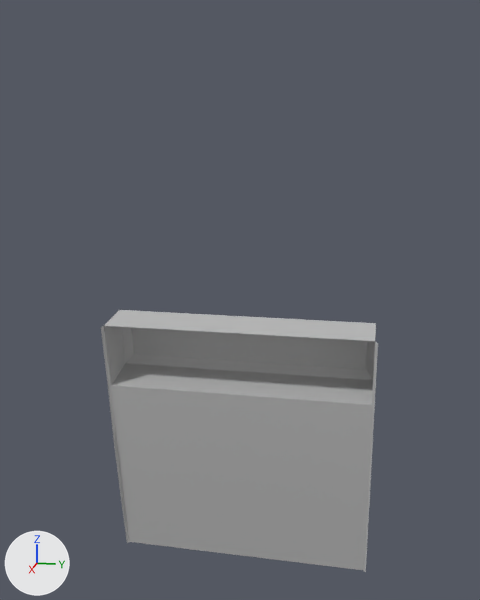
The FBX model RobotChild/Assets/Mesh/Wall/Wall_Straight.fbx: old version first, new version second.
Before and after are seen from a camera (50 mm lens) standing at (5.41, 0.93, 3.35) and looking at (0.48, -0.06, 2.12). Arrows for +X, +Y and +Z are at lower left; the lights stay in place. Where no turn or scale is listed for an object, it has been applied to the vertices.

In view in the first picture: 'Wall_Straight'.
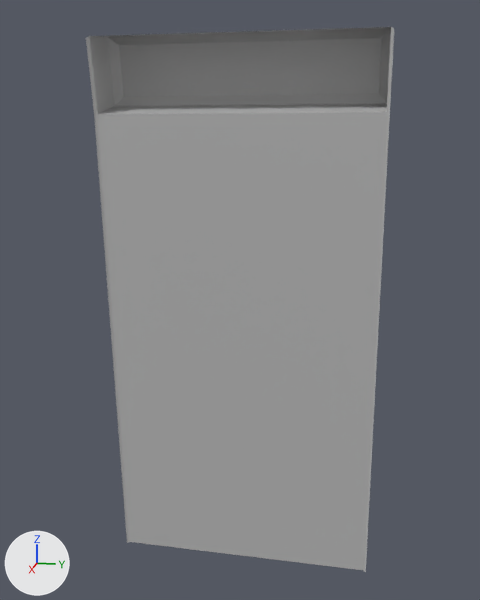
Pixel boxes (x1, y1, x2, y2) of what changed, in the pictures (480 x 600 px):
'Wall_Straight', reshaped (11% wider, 107% taller)
    before: (101, 310, 378, 573)
    after: (86, 27, 394, 573)

What changed in the scene script:
```text
Change me_mesh:
    used by ob_wall_straight; location = (0.0, 0.0, 0.0)
    remove me_mesh.from_pydata(...)  # 32 vertices, 48 faces; spans x 0.0..0.99, y -1.0..1.0, z -0.02..2.04
    add me_mesh.from_pydata(...)  # 24 vertices, 36 faces; spans x 0.0..0.99, y -1.0..1.0, z -0.02..4.04
    me_mesh part 1
    24 vertices are removed from x 0.54..0.99, y -1.0..1.0, z 0.5..2.04
    40 faces are deleted
    16 vertices are added at x 0.54..0.99, y -1.0..1.0, z 3.5..4.04
    28 new faces join them
```
